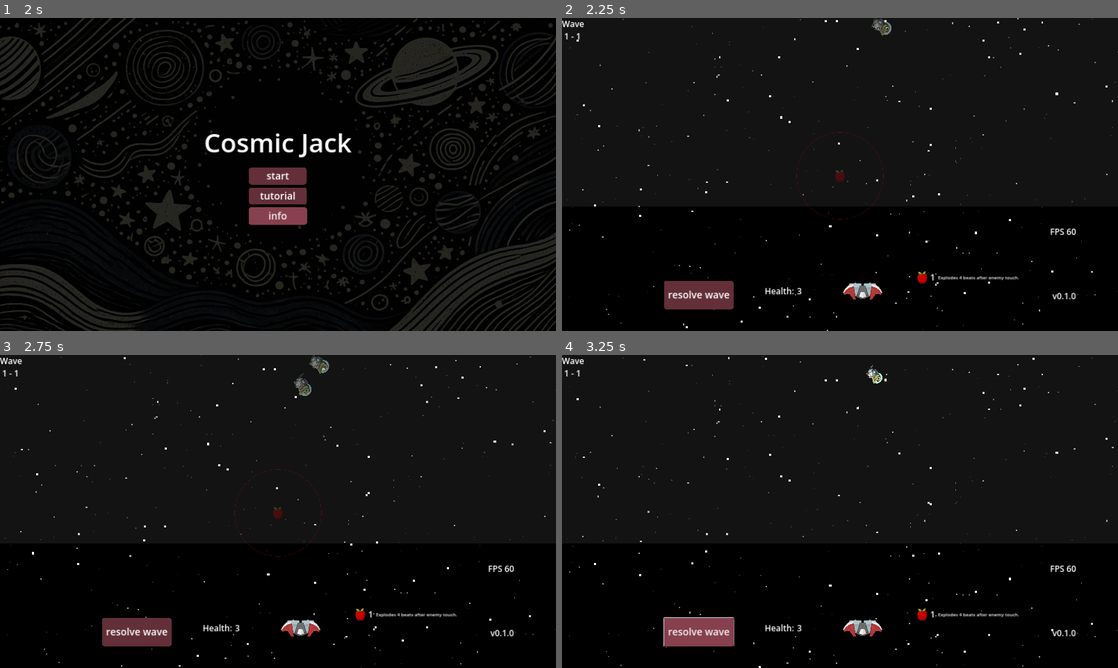
Above: before the commit, frames 1-4 (two rows, left to right).
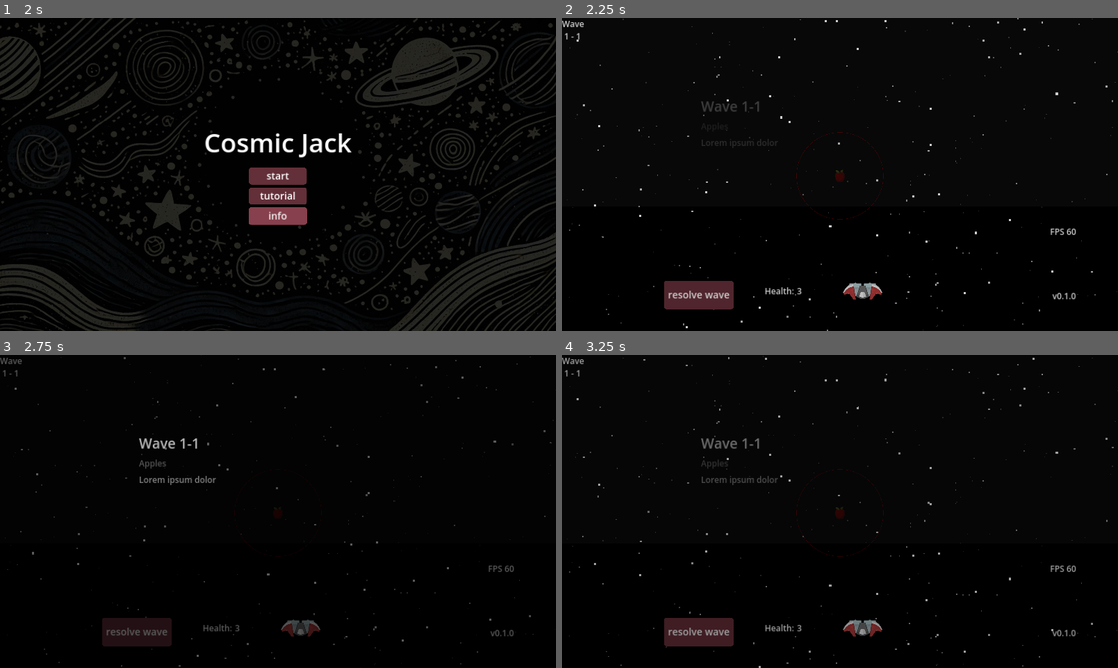
Above: after the commit, the same moments.

Repository: moby-it/cosmic-jack
Game: Godot game, scene res://main.tscn
The game is run twice, just before and just after one commit, with the same random seed, the same clock (stepped at 60 frames per second) and the same inputs.
Inputs (mouse positions are in pixels of both pictures, inside the frame that each line leads up to):
- Up to frame 1 (2 s): tap Enter at 0.5 s; move the mouse to (400, 158) at 0.52 s; hold Up (ui_up) 0.53-1.25 s; hold Ctrl 0.53-1.25 s; click (400, 158) at 0.67 s; click (278, 221) at 1.25 s
- Up to frame 2 (2.25 s): click "start" at 2 s
- Up to frame 3 (2.75 s): no input
- Up to frame 4 (3.25 s): click "resolve wave" at 2.75 s

Frame 1 is identical in both runs. In frame 2, 1.1% of the frame differs, in the area x 0-100%, y 0-100%; in frame 3, 2.8%; in frame 4, 2.5%.

Commit message:
wip wave intro screen

Diff:
--- a/levels/1/1-1.wave.tres
+++ b/levels/1/1-1.wave.tres
@@ -21,6 +21,9 @@
 
 [resource]
 script = ExtResource("2_7fv10")
+title = "Wave 1-1"
+subtitle = "Apples"
+description = "Lorem ipsum dolor"
 enabled = true
 convoys = Array[ExtResource("1_ug3o7")]([SubResource("Resource_8v38k")])
 audio_track = "res://levels/1/track1.wav"
--- a/levels/1/1-2.wave.tres
+++ b/levels/1/1-2.wave.tres
@@ -21,6 +21,9 @@
 
 [resource]
 script = ExtResource("4_atpr4")
+title = "Wave 1-2"
+subtitle = "Faster apples"
+description = "Wave Description"
 enabled = true
 convoys = Array[ExtResource("1_denl3")]([SubResource("Resource_pdekj")])
 audio_track = "res://levels/1/track1.wav"
--- a/levels/1/1-3.wave.tres
+++ b/levels/1/1-3.wave.tres
@@ -29,6 +29,9 @@
 
 [resource]
 script = ExtResource("3_87hvf")
+title = "Wave Title"
+subtitle = "Waves subtite"
+description = "Wave Description"
 enabled = true
 convoys = Array[ExtResource("1_cuspu")]([SubResource("Resource_sbo23"), SubResource("Resource_c34hn")])
 audio_track = "res://levels/1/track1.wav"
--- a/levels/1/1-4.wave.tres
+++ b/levels/1/1-4.wave.tres
@@ -21,6 +21,9 @@
 
 [resource]
 script = ExtResource("4_h5rd3")
+title = "Wave Title"
+subtitle = "Waves subtite"
+description = "Wave Description"
 enabled = true
 convoys = Array[ExtResource("1_4mtsd")]([SubResource("Resource_sbo23")])
 audio_track = "res://levels/1/track1.wav"
--- a/levels/1/1-5.wave.tres
+++ b/levels/1/1-5.wave.tres
@@ -21,6 +21,9 @@
 
 [resource]
 script = ExtResource("4_m4nau")
+title = "Wave Title"
+subtitle = "Waves subtite"
+description = "Wave Description"
 enabled = true
 convoys = Array[ExtResource("1_6mvc1")]([SubResource("Resource_ynjn3")])
 audio_track = "res://levels/1/track1.wav"
--- a/levels/1/1-6.wave.tres
+++ b/levels/1/1-6.wave.tres
@@ -29,6 +29,9 @@
 
 [resource]
 script = ExtResource("5_od0hx")
+title = "Wave Title"
+subtitle = "Waves subtite"
+description = "Wave Description"
 enabled = true
 convoys = Array[ExtResource("2_tmjem")]([SubResource("Resource_ynjn3"), SubResource("Resource_6c62t")])
 audio_track = "res://levels/1/track1.wav"
--- a/levels/level.gd
+++ b/levels/level.gd
@@ -3,6 +3,7 @@
 
 signal health_depleted
 signal level_completed
+signal wave_completed
 
 enum ROUND_STATUS {
 	PREVIEW,
@@ -11,10 +12,12 @@
 }
 
 var round_status = ROUND_STATUS.PREVIEW
+func resolving():
+	return round_status == ROUND_STATUS.RESOLVING
+
 # used for pausing
 var audio_position = 0.0
-func resolving():
-	return round_status == ROUND_STATUS.RESOLVING
+
 
 @export var waves: Array[Wave]
 var active_waves: Array[Wave]
@@ -25,6 +28,10 @@
 @onready var waves_container = $WavesContainer
 @onready var health_count = $Health/HBoxContainer/Count
 @onready var wave_no = $WaveNo
+
+# Wave Announcer Control
+var wave_announcer
+
 @onready var wave_audio: AudioStreamPlayer = $WaveAudio
 
 var beat_fns = []
@@ -41,33 +48,14 @@
 func _ready() -> void:
 	active_waves = waves.filter(func(w): return w.enabled)
 	level_completed.connect(on_level_completed)
+	wave_completed.connect(on_wave_completed)
 	health_depleted.connect(on_health_depleted)
 	active_fruit_name = Fruits.find_first_fruit_with_ammo(curr_wave())
 	WaveHistory.add_wave(curr_wave_idx, health)
 	WaveHistory.level_change.connect(_on_level_change)
 	update_wave_label()
 	health_count.text = str(health)
-	create_wave(true)
-
-func _process(_delta: float) -> void:
-	#print("all convoys rendered %s" % all_convoys_rendered())
-	#print("rendered_pfs_count %s" % rendered_pfs_count())
-	if health <= 0:
-		return
-	match round_status:
-		ROUND_STATUS.RESOLVED:
-			if len(active_waves) == curr_wave_idx + 1:
-				level_completed.emit()
-				return
-			else:
-				print("wave passed")
-				WaveHistory.add_wave(curr_wave_idx + 1, health)
-				curr_wave_idx += 1
-				print("wave completed")
-				create_wave(true)
-		ROUND_STATUS.RESOLVING:
-			if all_convoys_rendered() and rendered_pfs_count() == 0:
-				round_status = ROUND_STATUS.RESOLVED
+	show_announcer()
 
 func _input(event: InputEvent) -> void:
 	if event.is_action_pressed("Menu"):
@@ -101,6 +89,7 @@
 func _on_resolve_button_down() -> void:
 	if not resolving():
 		round_status = ROUND_STATUS.RESOLVING
+		clear_wave()
 		create_wave(false)
 
 # we are adding the active_fruit when the mouse enters the play area
@@ -158,7 +147,6 @@
 	var wave = curr_wave()
 
 	update_wave_label()
-	clear_wave()
 		# create fruits HUD
 	if preview:
 		for c in $FruitList.get_children():
@@ -170,6 +158,7 @@
 	print("create wave %s, preview %s" % [curr_wave_idx, preview])
 	round_status = ROUND_STATUS.PREVIEW if preview else ROUND_STATUS.RESOLVING
 	wave_audio.stream = load(wave.audio_track)
+	BpmManager.reset()
 	BpmManager.bpm = wave.bpm
 	BpmManager.seconds_per_beat = 60.0 / wave.bpm
 	BpmManager.time_begin = Time.get_ticks_usec()
@@ -178,6 +167,15 @@
 	print("wave bpm %s" % wave.bpm)
 	BpmManager.seconds_per_beat = 60.0 / wave.bpm
 	wave_audio.play()
+
+	# wire up wave completed for non preview
+	if not preview:
+		var wave_completed_fn = func(i: int):
+			if all_convoys_rendered() and rendered_pfs_count() == 0:
+				wave_completed.emit()
+				BpmManager.reset()
+		BpmManager.on_beat.connect(wave_completed_fn)
+		beat_fns.push_back(wave_completed_fn)
 
 	for c in wave.convoys:
 		c.rendered = false
@@ -189,6 +187,9 @@
 				return
 			var duration = largest_duration()
 			var remainder = i % duration if i >= duration else i
+			print("beat %s" % i)
+			print("remainder %s" % remainder)
+			print("count %s" % c.count)
 			if remainder < c.count:
 				return add_enemy_preview(c, river) if preview else add_enemy_resolve(c,river)
 		beat_fns.push_back(beat_fn)
@@ -234,6 +235,16 @@
 	var level_won = load("res://level_won.tscn").instantiate()
 	SceneManager.change_scene.emit(level_won)
 
+func on_wave_completed():
+	if len(active_waves) == curr_wave_idx + 1:
+		level_completed.emit()
+		return
+	print("wave passed")
+	WaveHistory.add_wave(curr_wave_idx + 1, health)
+	curr_wave_idx += 1
+	clear_wave()
+	show_announcer()
+
 func on_health_depleted():
 	var menu: Node2D = load("res://menu/in_game_menu.tscn").instantiate()
 	menu.name = "Menu"
@@ -263,12 +274,14 @@
 	audio_position = 0.0
 
 func _on_level_change(idx: int, hp: int):
+	if is_instance_valid(wave_announcer):
+		wave_announcer.queue_free()
 	self.get_node("Menu").closed.emit()
 	clear_wave()
 	health = hp
 	health_count.text = str(hp)
 	curr_wave_idx = idx
-	create_wave(true)
+	show_announcer()
 
 func clear_wave():
 	for c in waves_container.get_children():
@@ -290,3 +303,31 @@
 
 func all_convoys_rendered() -> bool:
 	return curr_wave().convoys.all(func(c): return c.rendered)
+
+func show_announcer():
+	var wave = curr_wave()
+	wave_announcer = load("res://levels/wave_announcer.tscn").instantiate()
+	wave_announcer.get_node("VBoxContainer/Title").text = wave.title
+	wave_announcer.get_node("VBoxContainer/Subtitle").text = wave.subtitle
+	wave_announcer.get_node("VBoxContainer/Description").text = wave.description
+	wave_announcer.visible = true
+	wave_announcer.modulate.a = 0
+	var tween = create_tween()
+	tween.set_ease(Tween.EASE_IN)
+	tween.set_trans(Tween.TRANS_LINEAR)
+	tween.tween_property(wave_announcer, "modulate:a", 1.0, 1.0)
+	wave_announcer.gui_input.connect(_on_wave_announcer_gui_input)
+	self.add_child(wave_announcer)
+
+func hide_announcer():
+	var tween = create_tween()
+	tween.set_ease(Tween.EASE_OUT)
+	tween.set_trans(Tween.TRANS_LINEAR)
+	tween.tween_property(wave_announcer, "modulate:a", 0.0, 1.0)
+	await tween.finished
+	wave_announcer.queue_free()
+
+func _on_wave_announcer_gui_input(event: InputEvent) -> void:
+	if Utils.is_mouse_left(event):
+		await hide_announcer()
+		create_wave(true)
--- a/levels/level.tscn
+++ b/levels/level.tscn
@@ -98,7 +98,54 @@
 
 [node name="WaveAudio" type="AudioStreamPlayer" parent="."]
 
+[node name="WaveAnnouncer" type="Control" parent="."]
+visible = false
+z_index = 20
+layout_mode = 3
+anchors_preset = 0
+offset_right = 3840.0
+offset_bottom = 2160.0
+
+[node name="VBoxContainer" type="VBoxContainer" parent="WaveAnnouncer"]
+custom_minimum_size = Vector2(1920, 1080)
+layout_mode = 1
+anchors_preset = 8
+anchor_left = 0.5
+anchor_top = 0.5
+anchor_right = 0.5
+anchor_bottom = 0.5
+grow_horizontal = 2
+grow_vertical = 2
+theme_override_constants/separation = 30
+
+[node name="Title" type="Label" parent="WaveAnnouncer/VBoxContainer"]
+layout_mode = 2
+theme_override_font_sizes/font_size = 96
+text = "Wave 1 -1"
+
+[node name="Subtitle" type="Label" parent="WaveAnnouncer/VBoxContainer"]
+layout_mode = 2
+theme_override_colors/font_color = Color(0.450648, 0.450648, 0.450648, 1)
+text = "An apple"
+
+[node name="Description" type="Label" parent="WaveAnnouncer/VBoxContainer"]
+layout_mode = 2
+theme_override_colors/font_color = Color(0.714212, 0.714212, 0.714212, 1)
+text = "Lorem ipsum dolor"
+
+[node name="ColorRect" type="ColorRect" parent="WaveAnnouncer"]
+z_index = -1
+layout_mode = 1
+anchors_preset = 15
+anchor_right = 1.0
+anchor_bottom = 1.0
+grow_horizontal = 2
+grow_vertical = 2
+mouse_filter = 2
+color = Color(0, 0, 0, 0.705882)
+
 [connection signal="gui_input" from="PlayArea" to="." method="_on_play_area_gui_input"]
 [connection signal="mouse_entered" from="PlayArea" to="." method="_on_play_area_mouse_entered"]
 [connection signal="mouse_exited" from="PlayArea" to="." method="_on_play_area_mouse_exited"]
 [connection signal="button_down" from="Resolve" to="." method="_on_resolve_button_down"]
+[connection signal="gui_input" from="WaveAnnouncer" to="." method="_on_wave_announcer_gui_input"]
--- /dev/null
+++ b/levels/wave_announcer.tscn
@@ -0,0 +1,47 @@
+[gd_scene format=3 uid="uid://b5ysse882du7i"]
+
+[node name="WaveAnnouncer" type="Control"]
+visible = false
+z_index = 20
+layout_mode = 3
+anchors_preset = 0
+offset_right = 3840.0
+offset_bottom = 2160.0
+
+[node name="VBoxContainer" type="VBoxContainer" parent="."]
+custom_minimum_size = Vector2(1920, 1080)
+layout_mode = 1
+anchors_preset = 8
+anchor_left = 0.5
+anchor_top = 0.5
+anchor_right = 0.5
+anchor_bottom = 0.5
+grow_horizontal = 2
+grow_vertical = 2
+theme_override_constants/separation = 30
+
+[node name="Title" type="Label" parent="VBoxContainer"]
+layout_mode = 2
+theme_override_font_sizes/font_size = 96
+text = "Wave 1 -1"
+
+[node name="Subtitle" type="Label" parent="VBoxContainer"]
+layout_mode = 2
+theme_override_colors/font_color = Color(0.450648, 0.450648, 0.450648, 1)
+text = "An apple"
+
+[node name="Description" type="Label" parent="VBoxContainer"]
+layout_mode = 2
+theme_override_colors/font_color = Color(0.714212, 0.714212, 0.714212, 1)
+text = "Lorem ipsum dolor"
+
+[node name="ColorRect" type="ColorRect" parent="."]
+z_index = -1
+layout_mode = 1
+anchors_preset = 15
+anchor_right = 1.0
+anchor_bottom = 1.0
+grow_horizontal = 2
+grow_vertical = 2
+mouse_filter = 2
+color = Color(0, 0, 0, 0.901961)
--- a/waves/wave.gd
+++ b/waves/wave.gd
@@ -1,5 +1,9 @@
 extends Resource
 class_name Wave
+
+@export var title = "Wave Title"
+@export var subtitle = "Waves subtite"
+@export var description = "Wave Description"
 
 @export var enabled = true
 @export var convoys: Array[Convoy]
Not shown, changed: devlogs.md
